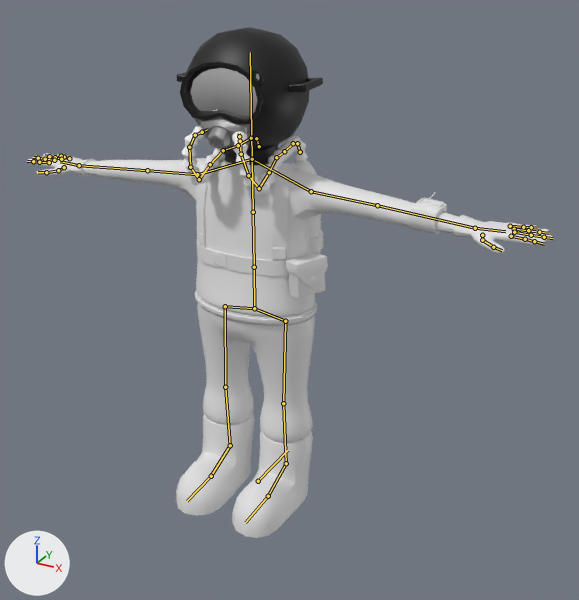
What one commit did to the Blender file Assets/blend files/charecter.blend.
Before and after are seen from a 50 mm lens placed at (1.4, -2.284, 1.971), pointed at (0.128, 0.03, 0.814). Arrows for +X, +Y and +Z are at lower left; the lights stay in place. The bones that bend it are drawn over the model as lines.

Objects in the first picture: 'belt', 'body', 'body.001', 'breath pipes', 'handle', 'satchel', 'strap.001', 'tanks', 'wrist radar'.
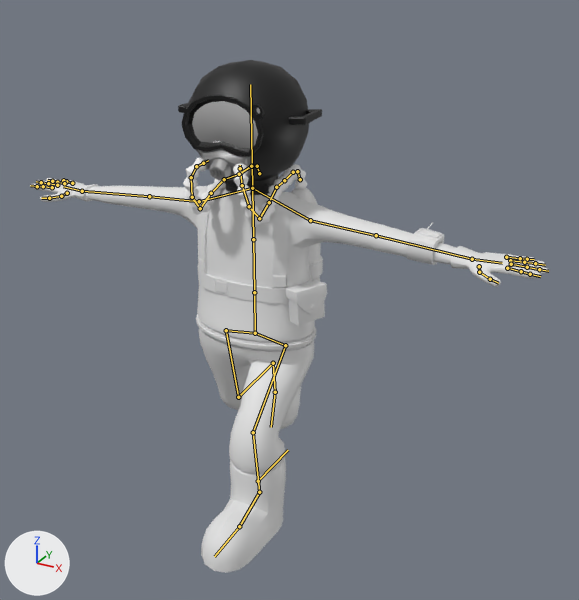
The newer file adds an action. The first version stands in its rest pose; the second is drawn at frame 18 of the action 'walking'.

Where the change shows, as pixel boxes [x1, y1, x2, y2] in the pictures (579 x 600 px):
'body', posed: before [27, 153, 553, 538]; after [30, 178, 549, 573]
'body.001', posed: before [180, 27, 309, 165]; after [182, 60, 309, 195]
'breath pipes', posed: before [182, 126, 308, 195]; after [183, 158, 307, 225]
'belt', posed: before [196, 160, 312, 276]; after [197, 189, 312, 303]
'satchel', posed: before [286, 253, 328, 298]; after [286, 280, 327, 326]
'wrist radar', posed: before [408, 192, 447, 234]; after [406, 222, 444, 265]
'tanks', posed (7% wider): before [292, 161, 321, 254]; after [290, 188, 321, 281]
'handle', posed (10% taller): before [177, 72, 323, 92]; after [178, 103, 322, 125]
'strap.001', posed: before [309, 230, 323, 253]; after [309, 255, 323, 278]
bone 'hip', root to tip: before (254, 308) to (254, 267); after (255, 333) to (254, 292)
bone 'pelvis.l', root to tip: before (254, 308) to (285, 321); after (255, 333) to (285, 345)
bone 'pelvis.r', root to tip: before (254, 308) to (225, 306); after (255, 333) to (226, 330)

The edits, one by one:
Bone 'hip' (bone_hip) moves from (0.0, 0.0, 0.0) to (0.0, -0.1, 0.0).
Bone 'pelvis.l' (bone_pelvis_l) moves from (0.0, 0.0, 0.0) to (0.0, 0.015, -0.099).
Bone 'pelvis.r' (bone_pelvis_r) moves from (0.0, 0.0, 0.0) to (0.0, 0.015, -0.099).
Bone 'leg IK.l' (bone_leg_ik_l) moves from (0.0, 0.0, 0.0) to (0.0, -0.202, 0.0).
Bone 'leg IK.r' (bone_leg_ik_r) moves from (0.0, 0.0, 0.0) to (0.0, 0.354, 0.211).
Bone 'leg IK.r' (bone_leg_ik_r) turns from (0, 0, 0) to (73, 0, 0) degrees about its own x, y and z.
